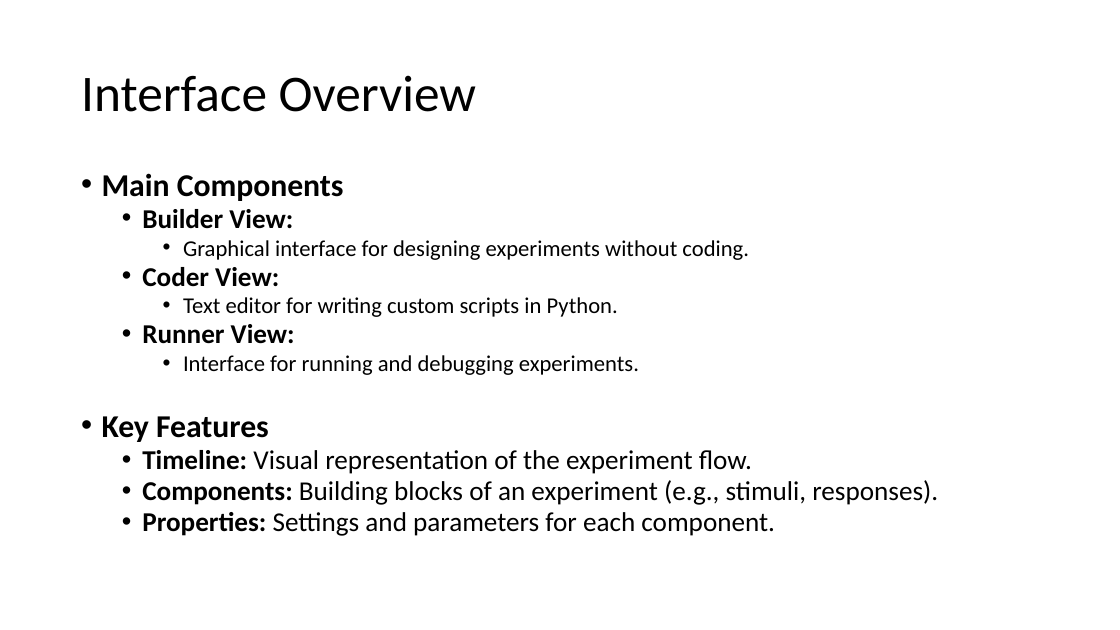
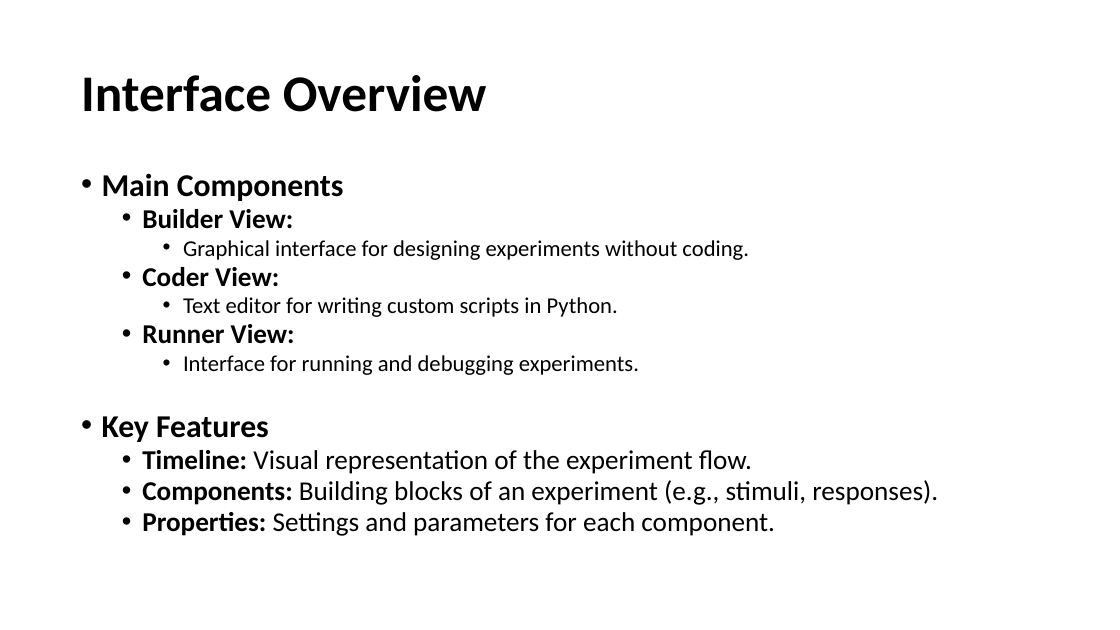
Before and after one commit to caggursoy/PsychoPy-Intro-Course, a slide deck: slide 5 of intro-psychopy/part2.pptx. Drawn at 1120x630 pixels with LibreOffice and Linux fonts; fonts in the diff are those of the drawing. Boxes give left, top, right and bottom in pixels: in the first picture for what was removed or moved away, otherwise in the second. Text is boxed around its words. In the diff, an @@ line names an element or a change of style, - is before the commit and + after.

```diff
--- a/intro-psychopy/part2.pptx
+++ b/intro-psychopy/part2.pptx
@@ title "Interface Overview" at [81,75,487,112]: bold on @@
```
Also in this commit, not shown: 18 other slides changed, 1 other file.
